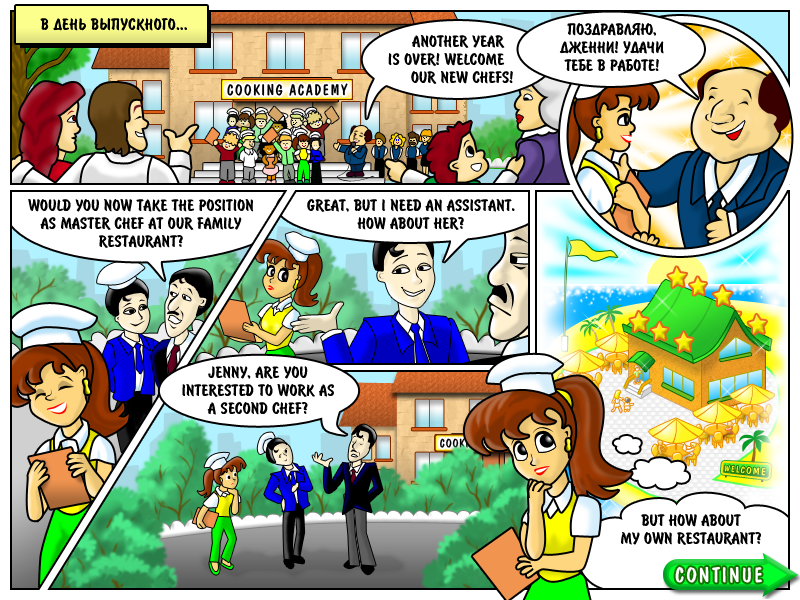
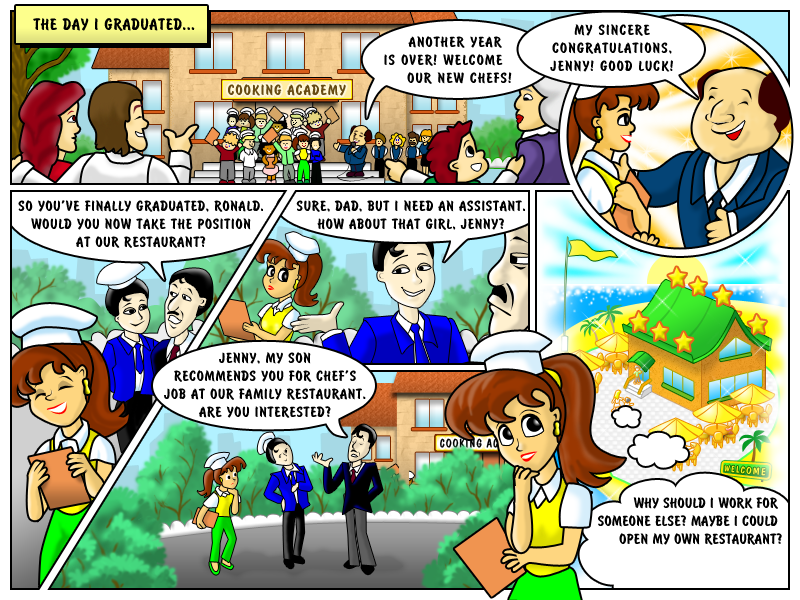
Layer changes from the first 800px x 600px image to the second:
hid "Layer 2" over [663, 553, 800, 599]
removed group "text ru" (10 layers) over [28, 18, 781, 579]
hid "BUT HOW ABOUT MY OWN RESTAURAN" (1st of 2, in "text en copy"), moved it into group "text en copy", painted on it over [620, 514, 763, 545]
hid "WOULD YOU NOW TAKE THE POSITIO" (1st of 2, in "text en copy"), moved it into group "text en copy", painted on it over [25, 199, 257, 248]
removed layer "GREAT, BUT I NEED AN ASSISTANT" (1st of 2, in "text ru") from group "text ru" over [307, 199, 515, 230]
hid "JENNY, ARE YOU INTERESTED TO" (1st of 2, in "text en copy"), moved it into group "text en copy", painted on it over [180, 366, 336, 415]
removed layer "Ïîçäðàâëßþ, Äæåííè! Óäà×è òå" from group "text ru" over [559, 23, 664, 72]
showed group "text en" (13 layers) over [18, 18, 782, 579]
renamed "WHY SHOULD I WORK FOR SOMEONE" to "Why should I work for someone", showed it, moved it above "BUT HOW ABOUT MY OWN RESTAURAN", painted on it over [598, 497, 782, 579]
added layer "So you’ve finally graduated, R" in group "text en" over [18, 200, 263, 248]
renamed "GREAT, BUT I NEED AN ASSISTANT" to "Sure, Dad, BUT I NEED AN ASSIS", painted on it over [296, 199, 525, 230]
added layer "JENNY, my son recommends you" in group "text en" over [164, 352, 366, 418]
painted on "MY SINCERE CONGRATULATIONS, JE" over [550, 23, 673, 72]
added group "background" with 6 layers over [18, 18, 800, 600]
added layer "Layer 5" in group "background" over [409, 329, 800, 600]
added layer "Фигура 325" in group "background" over [153, 341, 375, 437]
added layer "Layer 4" in group "background" over [185, 378, 399, 487]
added layer "Layer 3" in group "background" over [223, 81, 351, 98]
moved "Layer 1" into group "background" over [18, 18, 800, 600]
renamed "Background" to "Background copy", moved it into group "background" over [18, 18, 800, 600]
…and 9 more changes (1 added, 4 painted, 4 removed)
